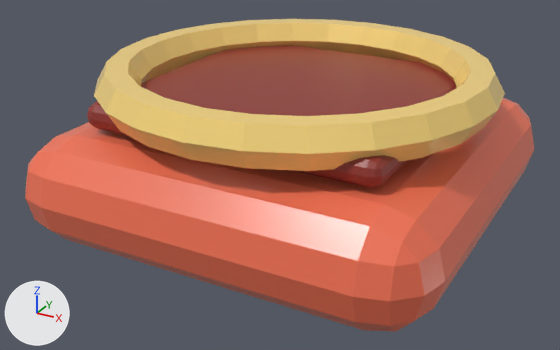
The FBX model Art/PR3D/Exports/Containers/PR3D_Container_1x1.fbx: old version first, new version second.
Camera for both pictures: a 50 mm lens placed at (0.71, -1.367, 0.754), pointed at (-0.017, -0.046, 0.093). Lighting does not change. The marker at lower left points along +X, +Y and +Z. The picture after the commit comes second. Where no turn or scale is listed for an object, it has been applied to the vertices.

Names of what the first picture shows: 'Visual_1x1_Base_00', 'Visual_1x1_Inset_00', 'Visual_1x1_Rim_00'.
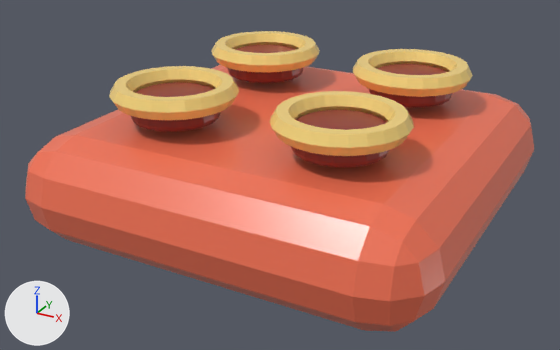
Edits to the scene script, one JSON object a line:
```json
{"op": "add", "block": "me_cylinder_040", "code": ["me_cylinder_040 = bpy.data.meshes.new('Cylinder.040')", "me_cylinder_040.from_pydata(...)  # 120 vertices, 102 faces; spans x -0.09..0.09, y -0.09..0.09, z -0.025..0.025", "me_cylinder_040.materials.append(mat_pr3d_mat_container_interior)  # red #90352c"]}
{"op": "add", "block": "me_torus_053", "code": ["me_torus_053 = bpy.data.meshes.new('Torus.053')", "me_torus_053.from_pydata(...)  # a torus around z (ring radius 0.105, tube radius 0.022) spanning x -0.127..0.127, y -0.127..0.127, z -0.019..0.019", "me_torus_053.materials.append(mat_pr3d_mat_container_rim)  # yellow #ffdd81"]}
{"op": "remove", "block": "ob_visual_1x1_inset_00", "code": ["ob_visual_1x1_inset_00 = bpy.data.objects.new('Visual_1x1_Inset_00', me_cube_001)", "ob_visual_1x1_inset_00.location = (0.0, 0.0, 0.255)"]}
{"op": "remove", "block": "ob_visual_1x1_rim_00", "code": ["ob_visual_1x1_rim_00 = bpy.data.objects.new('Visual_1x1_Rim_00', me_torus)", "ob_visual_1x1_rim_00.location = (0.0, 0.0, 0.295)"]}
{"op": "add", "block": "ob_visual_1x1_topping_00_00", "code": ["ob_visual_1x1_topping_00_00 = bpy.data.objects.new('Visual_1x1_Topping_00_00', me_cylinder_040)", "ob_visual_1x1_topping_00_00.location = (-0.18, -0.18, 0.26)"]}
{"op": "add", "block": "ob_visual_1x1_topping_00_02", "code": ["ob_visual_1x1_topping_00_02 = bpy.data.objects.new('Visual_1x1_Topping_00_02', me_cylinder_040.copy())", "ob_visual_1x1_topping_00_02.location = (0.18, -0.18, 0.26)"]}
{"op": "add", "block": "ob_visual_1x1_toppingrim_00_03", "code": ["ob_visual_1x1_toppingrim_00_03 = bpy.data.objects.new('Visual_1x1_ToppingRim_00_03', me_torus_053)", "ob_visual_1x1_toppingrim_00_03.location = (0.18, 0.18, 0.29)"]}
{"op": "add", "block": "ob_visual_1x1_topping_00_01", "code": ["ob_visual_1x1_topping_00_01 = bpy.data.objects.new('Visual_1x1_Topping_00_01', me_cylinder_040.copy())", "ob_visual_1x1_topping_00_01.location = (-0.18, 0.18, 0.26)"]}
{"op": "add", "block": "ob_visual_1x1_topping_00_03", "code": ["ob_visual_1x1_topping_00_03 = bpy.data.objects.new('Visual_1x1_Topping_00_03', me_cylinder_040.copy())", "ob_visual_1x1_topping_00_03.location = (0.18, 0.18, 0.26)"]}
{"op": "add", "block": "ob_visual_1x1_toppingrim_00_00", "code": ["ob_visual_1x1_toppingrim_00_00 = bpy.data.objects.new('Visual_1x1_ToppingRim_00_00', me_torus_053.copy())", "ob_visual_1x1_toppingrim_00_00.location = (-0.18, -0.18, 0.29)"]}
{"op": "add", "block": "ob_visual_1x1_toppingrim_00_01", "code": ["ob_visual_1x1_toppingrim_00_01 = bpy.data.objects.new('Visual_1x1_ToppingRim_00_01', me_torus_053.copy())", "ob_visual_1x1_toppingrim_00_01.location = (-0.18, 0.18, 0.29)"]}
{"op": "add", "block": "ob_visual_1x1_toppingrim_00_02", "code": ["ob_visual_1x1_toppingrim_00_02 = bpy.data.objects.new('Visual_1x1_ToppingRim_00_02', me_torus_053.copy())", "ob_visual_1x1_toppingrim_00_02.location = (0.18, -0.18, 0.29)"]}
```

Location of each change, (x1, y1, x2, y2) in pixels of the pictures (560 x 350 px):
```json
{"object": "Visual_1x1_Rim_00", "change": "deleted", "before": [94, 19, 505, 171], "on screen": "yellow"}
{"object": "Visual_1x1_Inset_00", "change": "deleted", "before": [87, 45, 457, 187], "on screen": "red"}
{"object": "Visual_1x1_ToppingRim_00_02", "change": "added", "after": [269, 91, 414, 156], "on screen": "yellow"}
{"object": "Visual_1x1_ToppingRim_00_00", "change": "added", "after": [109, 66, 239, 120], "on screen": "yellow"}
{"object": "Visual_1x1_ToppingRim_00_03", "change": "added", "after": [353, 49, 473, 97], "on screen": "yellow"}
{"object": "Visual_1x1_ToppingRim_00_01", "change": "added", "after": [211, 31, 320, 72], "on screen": "yellow"}
{"object": "Visual_1x1_Topping_00_02", "change": "added", "after": [291, 110, 390, 167], "on screen": "red"}
{"object": "Visual_1x1_Topping_00_00", "change": "added", "after": [131, 82, 221, 131], "on screen": "red"}
{"object": "Visual_1x1_Topping_00_03", "change": "added", "after": [369, 64, 453, 107], "on screen": "red"}
{"object": "Visual_1x1_Topping_00_01", "change": "added", "after": [228, 45, 303, 83], "on screen": "red"}
```
